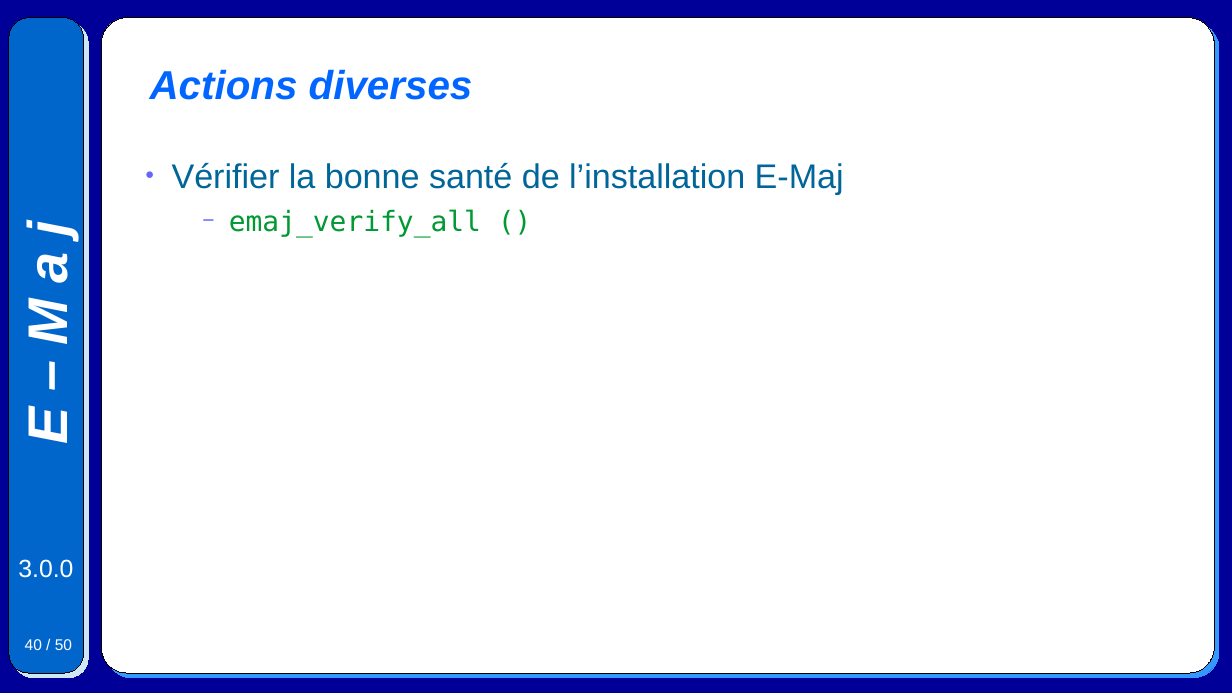
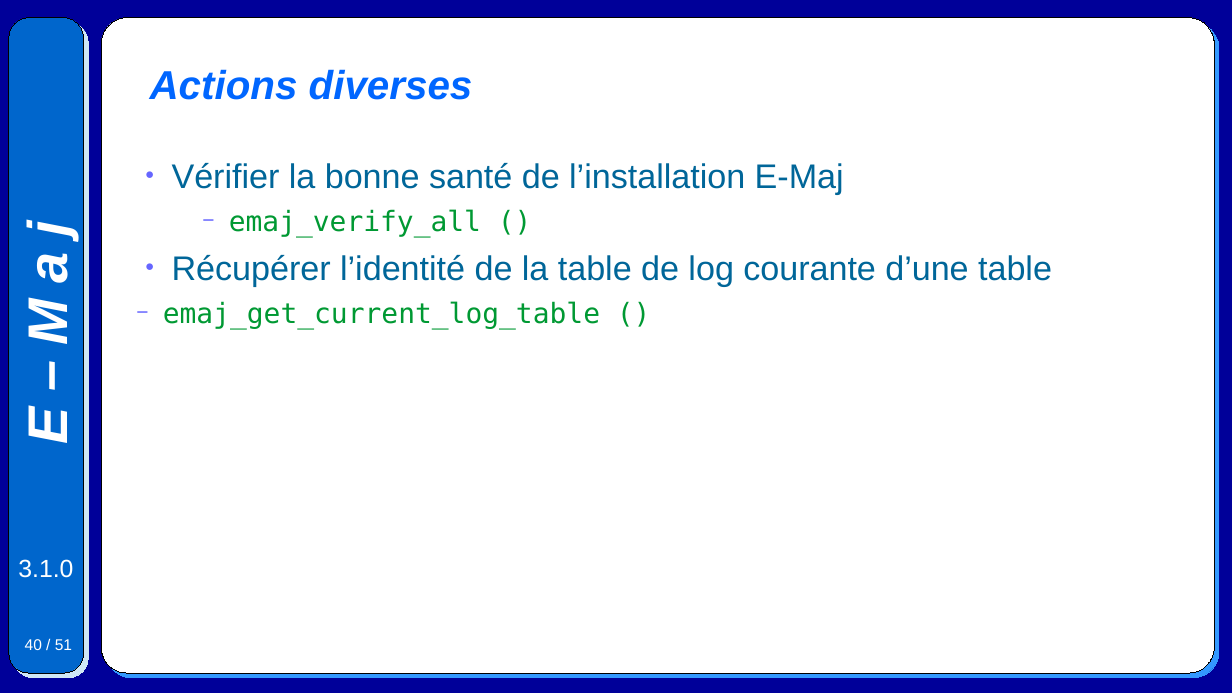
Before and after one commit to beaud76/emaj_doc, a slide deck: slide 40 of Emaj.devel_pres_fr.odp. Drawn at 1232x693 pixels with LibreOffice and Linux fonts; fonts in the diff are those of the drawing. Boxes give left, top, right and bottom in pixels: in the first picture for what was removed or moved away, otherwise in the second. Text is boxed around its words. In the diff, an @@ line names an element or a change of style, - is before the commit and + after.

```diff
--- a/Emaj.devel_pres_fr.odp
+++ b/Emaj.devel_pres_fr.odp
@@ text at [163, 255, 1052, 329]: paragraphs added @@
+● Récupérer l’identité de la table de log courante d’une table
+  − emaj_get_current_log_table ()
@@ text at [18, 559, 73, 578]: text changed @@
-3.0.0
+3.1.0
@@ page number at [25, 639, 72, 650]: text changed @@
-40 / 50
+40 / 51
```
Also in this commit, not shown: 49 other slides changed, 1 slide added, 6 other files.
